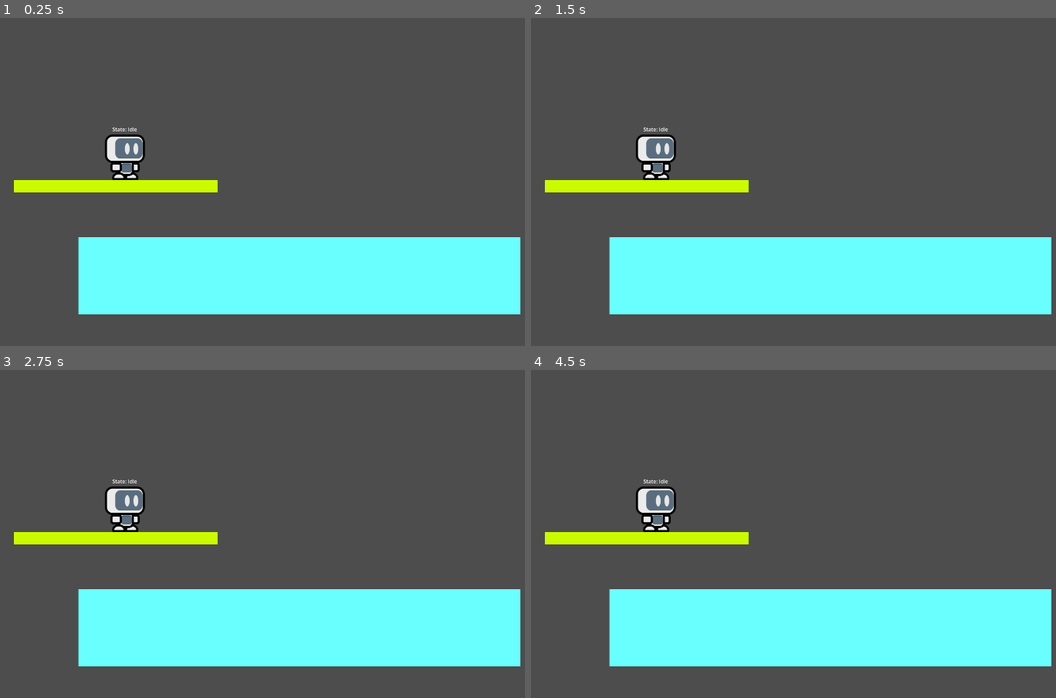
Above: before the commit, frames 1-4 (two rows, left to right).
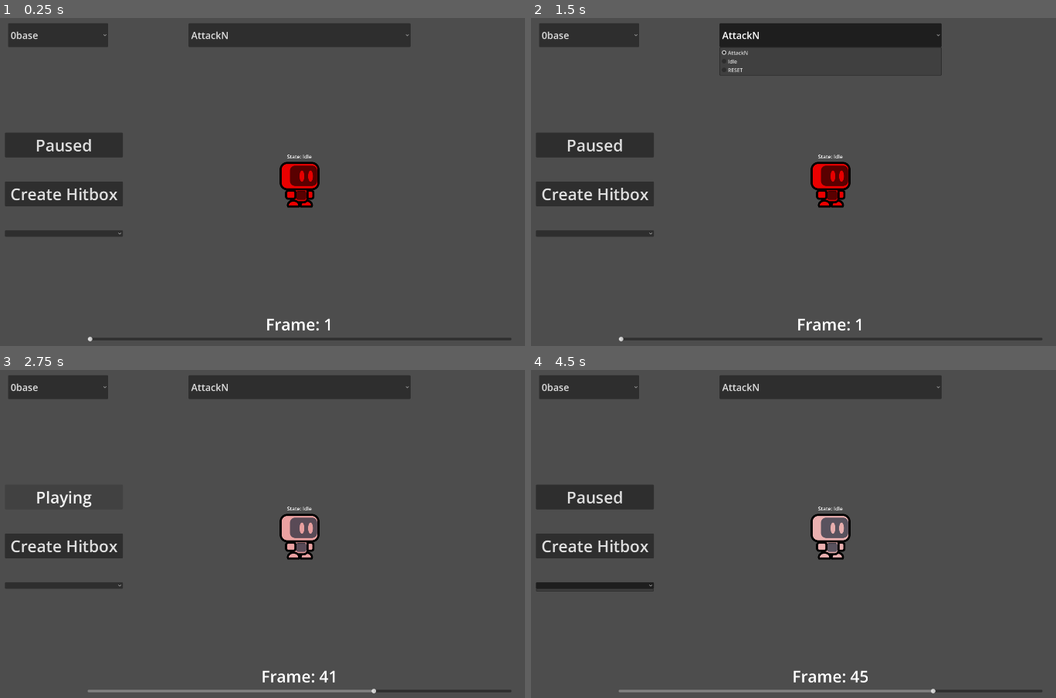
Above: after the commit, the same moments.

Repository: AcroPR/HyperStrikeDudes2D
Game: Godot game, scene res://src/core/debug_tools/hitbox_animator/hitbox_animator.tscn
The game is run twice, just before and just after one commit, with the same random seed, the same clock (stepped at 60 frames per second) and the same inputs. Before the commit the project starts from res://src/stages/0base/stage.tscn.
Inputs (mouse positions are in pixels of both pictures, inside the frame that each line leads up to):
- Up to frame 1 (0.25 s): no input
- Up to frame 2 (1.5 s): click (588, 34) at 0.5 s, where only the run after the commit has a clickable "0base"; click (830, 34) at 1.25 s, where only the run after the commit has a clickable "AttackN"
- Up to frame 3 (2.75 s): click (63, 497) at 2 s, where only the run after the commit has a clickable "Paused"
- Up to frame 4 (4.5 s): click (594, 497) at 2.75 s, where only the run after the commit has a clickable "Playing"; click (594, 547) at 3.5 s, where only the run after the commit has a clickable "Create Hitbox"; click (594, 586) at 4.27 s

The runs differ from the first frame. In frame 1, 31% of the frame differs, in the area x 1-100%, y 1-99%; in frame 2, 31%; in frame 3, 30%; in frame 4, 31%.

Commit message:
feat: in game animation player

Diff:
--- a/project.godot
+++ b/project.godot
@@ -11,7 +11,7 @@
 [application]
 
 config/name="Hyper Strike Dudes"
-run/main_scene="uid://m8ufo6g8l4wv"
+run/main_scene="uid://dsvwuivoeji62"
 config/features=PackedStringArray("4.7", "Forward Plus")
 config/icon="res://icon.svg"
 
--- /dev/null
+++ b/src/core/debug_tools/hitbox_animator/hitbox_animator.tscn
@@ -0,0 +1,84 @@
+[gd_scene format=3 uid="uid://dsvwuivoeji62"]
+
+[ext_resource type="Script" uid="uid://by78hrwgq80km" path="res://src/core/debug_tools/hitbox_animator/scripts/hitbox_animator.gd" id="1_16gd2"]
+
+[node name="HitboxAnimator" type="Control" unique_id=1410462686]
+layout_mode = 3
+anchors_preset = 0
+script = ExtResource("1_16gd2")
+
+[node name="FighterSpawn" type="Node2D" parent="." unique_id=1352176360]
+position = Vector2(960, 540)
+
+[node name="CanvasLayer" type="CanvasLayer" parent="." unique_id=531057587]
+
+[node name="SelectedFighter" type="OptionButton" parent="CanvasLayer" unique_id=429266096]
+anchors_preset = 5
+anchor_left = 0.5
+anchor_right = 0.5
+offset_left = -906.0
+offset_top = 38.0
+offset_right = -595.0
+offset_bottom = 112.0
+grow_horizontal = 2
+theme_override_font_sizes/font_size = 30
+
+[node name="SelectedAnimation" type="OptionButton" parent="CanvasLayer" unique_id=1420274889]
+anchors_preset = 5
+anchor_left = 0.5
+anchor_right = 0.5
+offset_left = -345.0
+offset_top = 38.0
+offset_right = 345.0
+offset_bottom = 112.0
+grow_horizontal = 2
+theme_override_font_sizes/font_size = 30
+
+[node name="PlayAndHitboxSelect" type="VBoxContainer" parent="CanvasLayer" unique_id=1123431672]
+anchors_preset = 9
+anchor_bottom = 1.0
+offset_left = 44.0
+offset_right = 385.0
+grow_vertical = 2
+theme_override_constants/separation = 75
+alignment = 1
+
+[node name="PlayButton" type="Button" parent="CanvasLayer/PlayAndHitboxSelect" unique_id=1675502618]
+layout_mode = 2
+theme_override_font_sizes/font_size = 50
+text = "Paused"
+
+[node name="CreateHitbox" type="Button" parent="CanvasLayer/PlayAndHitboxSelect" unique_id=1050457713]
+layout_mode = 2
+theme_override_font_sizes/font_size = 50
+text = " Create Hitbox "
+
+[node name="Hitboxes" type="OptionButton" parent="CanvasLayer/PlayAndHitboxSelect" unique_id=595867887]
+layout_mode = 2
+theme_override_font_sizes/font_size = 75
+
+[node name="Frames" type="VBoxContainer" parent="CanvasLayer" unique_id=1846555047]
+anchors_preset = 12
+anchor_top = 1.0
+anchor_right = 1.0
+anchor_bottom = 1.0
+offset_left = 301.0
+offset_top = -192.0
+offset_right = -301.0
+grow_horizontal = 2
+grow_vertical = 0
+alignment = 1
+
+[node name="FrameLabel" type="Label" parent="CanvasLayer/Frames" unique_id=1929501143]
+layout_mode = 2
+theme_override_font_sizes/font_size = 50
+text = "Frame: 60"
+horizontal_alignment = 1
+
+[node name="FrameSlider" type="HSlider" parent="CanvasLayer/Frames" unique_id=290284153]
+layout_mode = 2
+
+[connection signal="item_selected" from="CanvasLayer/SelectedFighter" to="." method="_on_selected_fighter_item_selected"]
+[connection signal="item_selected" from="CanvasLayer/SelectedAnimation" to="." method="_on_selected_animation_item_selected"]
+[connection signal="pressed" from="CanvasLayer/PlayAndHitboxSelect/PlayButton" to="." method="_on_play_button_pressed"]
+[connection signal="value_changed" from="CanvasLayer/Frames/FrameSlider" to="." method="_on_frame_slider_value_changed"]
--- /dev/null
+++ b/src/core/debug_tools/hitbox_animator/scripts/hitbox_animator.gd
@@ -0,0 +1,83 @@
+class_name HitboxAnimator
+extends Control
+
+@onready var fighterSpawn: Node2D = $FighterSpawn
+@onready var frameLabel: Label = $CanvasLayer/Frames/FrameLabel
+@onready var frameSlider: HSlider = $CanvasLayer/Frames/FrameSlider
+@onready var playButton: Button = $CanvasLayer/PlayAndHitboxSelect/PlayButton
+@onready var selectedFighter: OptionButton = $CanvasLayer/SelectedFighter
+@onready var selectedAnimation: OptionButton = $CanvasLayer/SelectedAnimation
+
+var animationList: Array = []
+var animationName: String
+var fighterDir = "res://src/fighters/"
+var fighterNames: Array = []
+var fighterNode: Fighter
+var paused: bool
+
+func _add_selected_animations():
+	var itemNum = 0
+	animationList = fighterNode.animationPlayer.get_animation_list()
+	for animation in animationList:
+		selectedAnimation.add_item(animation, itemNum)
+		itemNum += 1
+
+func _add_selected_fighters():
+	var allFighters = DirAccess.open(fighterDir)
+	var itemNum = 0
+	allFighters.list_dir_begin()
+	var fighterName = allFighters.get_next()
+	while fighterName != "":
+		selectedFighter.add_item(fighterName, itemNum)
+		fighterNames.append(fighterName)
+		itemNum += 1
+		fighterName = allFighters.get_next()
+	allFighters.list_dir_end()
+
+func _ready() -> void:
+	_add_selected_fighters()
+	_on_selected_fighter_item_selected(0)
+	_on_selected_animation_item_selected(0)
+
+func _process(_delta):
+	match paused:
+		false:
+			if frameSlider.value == int(fighterNode.animationPlayer.current_animation_length * 60)-1:
+				fighterNode.animationPlayer.seek(0)
+				fighterNode.animationPlayer.play(animationName, -1, 1, false)
+			frameSlider.value = fighterNode.animationPlayer.current_animation_position * 60
+
+func _on_frame_slider_value_changed(frame: float) -> void:
+	frameLabel.text = "Frame: " + str(int(frame)+1)
+	var frames_to_seconds = frame/60
+	fighterNode.animationPlayer.seek(frames_to_seconds)
+
+func _on_play_button_pressed() -> void:
+	match paused:
+		true:
+			fighterNode.animationPlayer.play(animationName, -1, 1, false)
+			playButton.text = "Playing"
+		false:
+			fighterNode.animationPlayer.play(animationName, -1, 0, false)
+			playButton.text = "Paused"
+	paused = !paused
+
+func _on_selected_animation_item_selected(index: int) -> void:
+	animationName = animationList[index]
+	paused = false
+	frameSlider.max_value = int(fighterNode.animationPlayer.current_animation_length * 60) -1
+	frameSlider.value = 1
+	frameSlider.value -= 1
+	_on_play_button_pressed()
+
+func _on_selected_fighter_item_selected(index: int) -> void:
+	var fighterPath = fighterDir + fighterNames[index] + "/fighter.tscn"
+	var fighter = load(fighterPath)
+	var fighterInstance: Fighter = fighter.instantiate()
+	fighterSpawn.add_child(fighterInstance)
+	fighterNode = fighterInstance
+	fighterInstance.set_process(false)
+	fighterInstance.set_physics_process(false)
+	fighterInstance.offScreenMarker.set_process(false)
+	fighterInstance.offScreenMarker.visible = false
+	_add_selected_animations()
--- a/src/fighters/0base/fighter.tscn
+++ b/src/fighters/0base/fighter.tscn
@@ -13,6 +13,7 @@
 [ext_resource type="Script" uid="uid://byvmyfkscs7sy" path="res://src/fighters/0base/states/ground_movement/state_landing.gd" id="7_j1xik"]
 [ext_resource type="Script" uid="uid://b3x2chrb218dd" path="res://src/fighters/0base/states/ground_movement/state_skid.gd" id="7_m5eah"]
 [ext_resource type="Script" uid="uid://dlnlnnyamxl86" path="res://src/fighters/0base/states/ground_movement/state_run.gd" id="7_sbl3l"]
+[ext_resource type="Script" uid="uid://bl525lpc5sfy0" path="res://src/fighters/0base/states/ground_attacks/state_attack_n.gd" id="9_oluc5"]
 [ext_resource type="Script" uid="uid://btcekulraylpp" path="res://src/fighters/0base/states/ground_movement/state_jumpsquat.gd" id="10_3f8t4"]
 [ext_resource type="Script" uid="uid://v2v1kuexnvnm" path="res://src/fighters/0base/states/defensive_options/state_block.gd" id="12_5xqg6"]
 [ext_resource type="Script" uid="uid://cqkapsaigwdv3" path="res://src/fighters/0base/states/defensive_options/state_roll.gd" id="13_ggk8k"]
@@ -31,12 +32,56 @@
 [sub_resource type="ViewportTexture" id="ViewportTexture_oluc5"]
 viewport_path = NodePath("../SubViewportContainer/SubViewport")
 
+[sub_resource type="Animation" id="Animation_xp0b5"]
+resource_name = "AttackN"
+tracks/0/type = "value"
+tracks/0/imported = false
+tracks/0/enabled = true
+tracks/0/path = NodePath("SubViewportContainer/SubViewport/OffScreenCamera2D/Model/Sprite2D:modulate")
+tracks/0/interp = 1
+tracks/0/loop_wrap = true
+tracks/0/keys = {
+"times": PackedFloat32Array(0, 1),
+"transitions": PackedFloat32Array(1, 1),
+"update": 0,
+"values": [Color(1, 0, 0, 1), Color(1, 1, 1, 1)]
+}
+
 [sub_resource type="Animation" id="Animation_3f8t4"]
 resource_name = "Idle"
+tracks/0/type = "value"
+tracks/0/imported = false
+tracks/0/enabled = true
+tracks/0/path = NodePath("SubViewportContainer/SubViewport/OffScreenCamera2D/Model/Sprite2D:modulate")
+tracks/0/interp = 1
+tracks/0/loop_wrap = true
+tracks/0/keys = {
+"times": PackedFloat32Array(0),
+"transitions": PackedFloat32Array(1),
+"update": 0,
+"values": [Color(1, 1, 1, 1)]
+}
+
+[sub_resource type="Animation" id="Animation_oluc5"]
+length = 0.001
+tracks/0/type = "value"
+tracks/0/imported = false
+tracks/0/enabled = true
+tracks/0/path = NodePath("SubViewportContainer/SubViewport/OffScreenCamera2D/Model/Sprite2D:modulate")
+tracks/0/interp = 1
+tracks/0/loop_wrap = true
+tracks/0/keys = {
+"times": PackedFloat32Array(0),
+"transitions": PackedFloat32Array(1),
+"update": 0,
+"values": [Color(1, 1, 1, 1)]
+}
 
 [sub_resource type="AnimationLibrary" id="AnimationLibrary_j1xik"]
 _data = {
-&"Idle": SubResource("Animation_3f8t4")
+&"AttackN": SubResource("Animation_xp0b5"),
+&"Idle": SubResource("Animation_3f8t4"),
+&"RESET": SubResource("Animation_oluc5")
 }
 
 [node name="Fighter" type="CharacterBody2D" unique_id=166561770 node_paths=PackedStringArray("stateMachine")]
@@ -61,66 +106,6 @@
 script = ExtResource("5_wi5nl")
 airState = NodePath("../Air")
 
-[node name="GroundMovement" type="Node" parent="FighterStateMachine" unique_id=915885766]
-
-[node name="Crouch" type="Node" parent="FighterStateMachine/GroundMovement" unique_id=813207645 node_paths=PackedStringArray("airState", "blockState", "idleState", "jumpSquatState", "walkState")]
-script = ExtResource("6_jrev0")
-airState = NodePath("../../AirMovement/Air")
-blockState = NodePath("../../DefensiveOptions/Block")
-idleState = NodePath("../Idle")
-jumpSquatState = NodePath("../JumpSquat")
-walkState = NodePath("../Walk")
-
-[node name="Dash" type="Node" parent="FighterStateMachine/GroundMovement" unique_id=1735417321 node_paths=PackedStringArray("airState", "blockState", "crouchState", "jumpSquatState", "idleState", "runState")]
-script = ExtResource("5_bn4rd")
-airState = NodePath("../../AirMovement/Air")
-blockState = NodePath("../../DefensiveOptions/Block")
-crouchState = NodePath("../Crouch")
-jumpSquatState = NodePath("../JumpSquat")
-idleState = NodePath("../Idle")
-runState = NodePath("../Run")
-
-[node name="Idle" type="Node" parent="FighterStateMachine/GroundMovement" unique_id=1922047399 node_paths=PackedStringArray("airState", "blockState", "crouchState", "dashState", "jumpSquatState", "walkState")]
-script = ExtResource("4_rmkpu")
-airState = NodePath("../../AirMovement/Air")
-blockState = NodePath("../../DefensiveOptions/Block")
-crouchState = NodePath("../Crouch")
-dashState = NodePath("../Dash")
-jumpSquatState = NodePath("../JumpSquat")
-walkState = NodePath("../Walk")
-
-[node name="Landing" type="Node" parent="FighterStateMachine/GroundMovement" unique_id=1716248050 node_paths=PackedStringArray("airState", "idleState")]
-script = ExtResource("7_j1xik")
-airState = NodePath("../../AirMovement/Air")
-idleState = NodePath("../Idle")
-
-[node name="Skid" type="Node" parent="FighterStateMachine/GroundMovement" unique_id=1121431532 node_paths=PackedStringArray("airState", "idleState", "jumpSquatState")]
-script = ExtResource("7_m5eah")
-airState = NodePath("../../AirMovement/Air")
-idleState = NodePath("../Idle")
-jumpSquatState = NodePath("../JumpSquat")
-
-[node name="Run" type="Node" parent="FighterStateMachine/GroundMovement" unique_id=1448795772 node_paths=PackedStringArray("airState", "blockState", "crouchState", "skidState", "jumpSquatState")]
-script = ExtResource("7_sbl3l")
-airState = NodePath("../../AirMovement/Air")
-blockState = NodePath("../../DefensiveOptions/Block")
-crouchState = NodePath("../Crouch")
-skidState = NodePath("../Skid")
-jumpSquatState = NodePath("../JumpSquat")
-
-[node name="Walk" type="Node" parent="FighterStateMachine/GroundMovement" unique_id=140797622 node_paths=PackedStringArray("airState", "blockState", "crouchState", "dashState", "idleState", "jumpSquatState")]
-script = ExtResource("6_xu1qu")
-airState = NodePath("../../AirMovement/Air")
-blockState = NodePath("../../DefensiveOptions/Block")
-crouchState = NodePath("../Crouch")
-dashState = NodePath("../Dash")
-idleState = NodePath("../Idle")
-jumpSquatState = NodePath("../JumpSquat")
-
-[node name="JumpSquat" type="Node" parent="FighterStateMachine/GroundMovement" unique_id=1342271518 node_paths=PackedStringArray("airState")]
-script = ExtResource("10_3f8t4")
-airState = NodePath("../../AirMovement/Air")
-
 [node name="DefensiveOptions" type="Node" parent="FighterStateMachine" unique_id=1502868391]
 
 [node name="Block" type="Node" parent="FighterStateMachine/DefensiveOptions" unique_id=277868469 node_paths=PackedStringArray("airState", "idleState", "jumpSquatState", "rollState")]
@@ -139,6 +124,74 @@
 script = ExtResource("14_ffpro")
 airState = NodePath("../../AirMovement/Air")
 landingState = NodePath("../../GroundMovement/Landing")
+
+[node name="GroundAttacks" type="Node" parent="FighterStateMachine" unique_id=497291418]
+
+[node name="AttackN" type="Node" parent="FighterStateMachine/GroundAttacks" unique_id=363982879 node_paths=PackedStringArray("airState", "idleState")]
+script = ExtResource("9_oluc5")
+airState = NodePath("../../AirMovement/Air")
+idleState = NodePath("../../GroundMovement/Idle")
+
+[node name="GroundMovement" type="Node" parent="FighterStateMachine" unique_id=915885766]
+
+[node name="Crouch" type="Node" parent="FighterStateMachine/GroundMovement" unique_id=813207645 node_paths=PackedStringArray("airState", "blockState", "idleState", "jumpSquatState", "walkState")]
+script = ExtResource("6_jrev0")
+airState = NodePath("../../AirMovement/Air")
+blockState = NodePath("../../DefensiveOptions/Block")
+idleState = NodePath("../Idle")
+jumpSquatState = NodePath("../JumpSquat")
+walkState = NodePath("../Walk")
+
+[node name="Dash" type="Node" parent="FighterStateMachine/GroundMovement" unique_id=1735417321 node_paths=PackedStringArray("airState", "blockState", "crouchState", "jumpSquatState", "idleState", "runState")]
+script = ExtResource("5_bn4rd")
+airState = NodePath("../../AirMovement/Air")
+blockState = NodePath("../../DefensiveOptions/Block")
+crouchState = NodePath("../Crouch")
+jumpSquatState = NodePath("../JumpSquat")
+idleState = NodePath("../Idle")
+runState = NodePath("../Run")
+
+[node name="Idle" type="Node" parent="FighterStateMachine/GroundMovement" unique_id=1922047399 node_paths=PackedStringArray("airState", "blockState", "crouchState", "dashState", "jumpSquatState", "walkState", "attackNState")]
+script = ExtResource("4_rmkpu")
+airState = NodePath("../../AirMovement/Air")
+blockState = NodePath("../../DefensiveOptions/Block")
+crouchState = NodePath("../Crouch")
+dashState = NodePath("../Dash")
+jumpSquatState = NodePath("../JumpSquat")
+walkState = NodePath("../Walk")
+attackNState = NodePath("../../GroundAttacks/AttackN")
+
+[node name="Landing" type="Node" parent="FighterStateMachine/GroundMovement" unique_id=1716248050 node_paths=PackedStringArray("airState", "idleState")]
+script = ExtResource("7_j1xik")
+airState = NodePath("../../AirMovement/Air")
+idleState = NodePath("../Idle")
+
+[node name="Skid" type="Node" parent="FighterStateMachine/GroundMovement" unique_id=1121431532 node_paths=PackedStringArray("airState", "idleState", "jumpSquatState")]
+script = ExtResource("7_m5eah")
+airState = NodePath("../../AirMovement/Air")
+idleState = NodePath("../Idle")
+jumpSquatState = NodePath("../JumpSquat")
+
+[node name="Run" type="Node" parent="FighterStateMachine/GroundMovement" unique_id=1448795772 node_paths=PackedStringArray("airState", "blockState", "crouchState", "skidState", "jumpSquatState")]
+script = ExtResource("7_sbl3l")
+airState = NodePath("../../AirMovement/Air")
+blockState = NodePath("../../DefensiveOptions/Block")
+crouchState = NodePath("../Crouch")
+skidState = NodePath("../Skid")
+jumpSquatState = NodePath("../JumpSquat")
+
+[node name="Walk" type="Node" parent="FighterStateMachine/GroundMovement" unique_id=140797622 node_paths=PackedStringArray("airState", "blockState", "crouchState", "dashState", "idleState", "jumpSquatState")]
+script = ExtResource("6_xu1qu")
+airState = NodePath("../../AirMovement/Air")
+blockState = NodePath("../../DefensiveOptions/Block")
+crouchState = NodePath("../Crouch")
+dashState = NodePath("../Dash")
+idleState = NodePath("../Idle")
+jumpSquatState = NodePath("../JumpSquat")
+
+[node name="JumpSquat" type="Node" parent="FighterStateMachine/GroundMovement" unique_id=1342271518 node_paths=PackedStringArray("airState")]
+script = ExtResource("10_3f8t4")
+airState = NodePath("../../AirMovement/Air")
 
 [node name="SubViewportContainer" type="SubViewportContainer" parent="." unique_id=1731486011]
 anchors_preset = 8
--- a/src/fighters/0base/scripts/fighter.gd
+++ b/src/fighters/0base/scripts/fighter.gd
@@ -28,11 +28,13 @@
 @export var facingRight = true
 @export_range(0, 3) var playerID: int = 0
 
+@onready var animationPlayer: AnimationPlayer = $AnimationPlayer
 @onready var inputComponent = $InputComponent
 @onready var ledgeGrabBox: Area2D = $ModelCollisions/LedgeGrabBox
 @onready var ledgePosition: Marker2D = $ModelCollisions/LedgePosition
 @onready var model = $SubViewportContainer/SubViewport/OffScreenCamera2D/Model
 @onready var modelCollisions: Node2D = $ModelCollisions
+@onready var offScreenMarker: OffScreenMarker = $OffScreenMarker
 @onready var stateLabel = $StateLabel
 
 var airJumpCount: int = 0
--- /dev/null
+++ b/src/fighters/0base/states/ground_attacks/state_attack_n.gd
@@ -0,0 +1,31 @@
+extends State
+
+@export_category("States")
+@export var airState: State
+@export var idleState: State
+
+@export_category("Attack Properties")
+@export var animationName: String = "AttackN"
+
+func enter() -> void:
+	super()
+	parent.animationPlayer.play(animationName)
+
+func process_frame(_delta: float) -> State:
+	if !parent.animationPlayer.is_playing():
+		return idleState
+	return null
+
+func process_physics(delta: float) -> State:
+	parent.velocity.y += parent._get_velocity(parent.weight) * delta
+
+	var groundFriction = parent._get_velocity(parent.groundFriction)
+
+	parent.velocity.x = move_toward(parent.velocity.x, 0, groundFriction)
+
+	parent.move_and_slide()
+
+	if !parent.is_on_floor():
+		return airState
+
+	return null
--- a/src/fighters/0base/states/ground_movement/state_idle.gd
+++ b/src/fighters/0base/states/ground_movement/state_idle.gd
@@ -10,10 +10,14 @@
 @export var jumpSquatState: State
 @export var walkState: State
 
+@export_category("Attack States")
+@export var attackNState: State
+
 func enter() -> void:
 	super()
 	parent.airJumpCount = 0
 	parent.ledgeGrabCount = 0
+	parent.animationPlayer.play("Idle")
 
 func process_physics(delta: float) -> State:
 	parent.velocity.y += parent._get_velocity(parent.weight) * delta
@@ -26,6 +30,9 @@
 		return walkState
 
 	parent.move_and_slide()
+
+	if inputComponent._just_pressed("attack"):
+		return attackNState
 
 	if inputComponent._just_pressed("jump"):
 		return jumpSquatState
--- a/src/stage_nodes/scripts/fighter_spawner.gd
+++ b/src/stage_nodes/scripts/fighter_spawner.gd
@@ -10,13 +10,13 @@
 
 func _spawn_fighter(_playerID: int = 0):
 	var fighter = preload("res://src/fighters/0base/fighter.tscn")
-	var fighter_instance: Fighter = fighter.instantiate()
-	fighter_instance.dead_fighter.connect(_on_dead_fighter)
+	var fighterInstance: Fighter = fighter.instantiate()
+	fighterInstance.dead_fighter.connect(_on_dead_fighter)
 	if playerID == -1:
-		fighter_instance.playerID = _playerID
+		fighterInstance.playerID = _playerID
 	else:
-		fighter_instance.playerID = playerID
-	add_child(fighter_instance)
+		fighterInstance.playerID = playerID
+	add_child(fighterInstance)
 
 func _ready() -> void:
 	$Sprite2D.visible = false
Not shown, added: src/core/debug_tools/hitbox_animator/scripts/hitbox_animator.gd.uid
Not shown, added: src/fighters/0base/states/ground_attacks/state_attack_n.gd.uid
